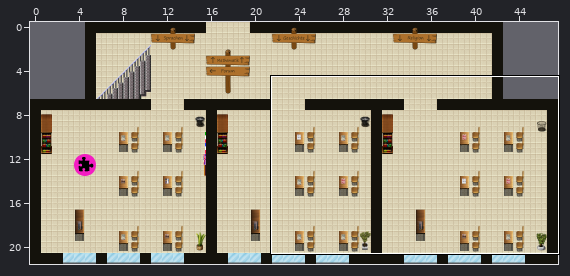
An edit to a level. Tiled map (JSON), raw/maps/neubau.json. The picture above shows the old version from afar; the outline marks the close-up.
Close-up. Earlier state:
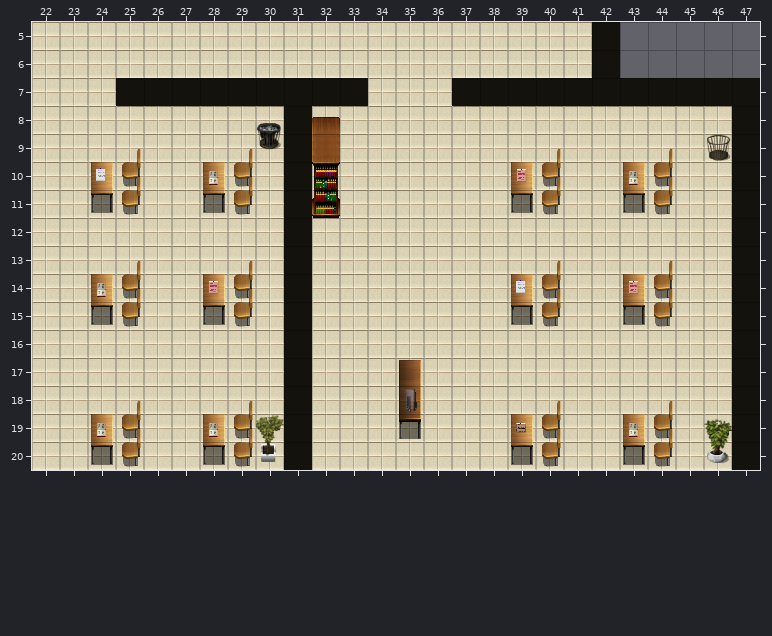
Cells are 32x32 px. Shown: x 22..47, y 5..20. The commit also changed other parts of the map, which this record leaves out.
Once edited:
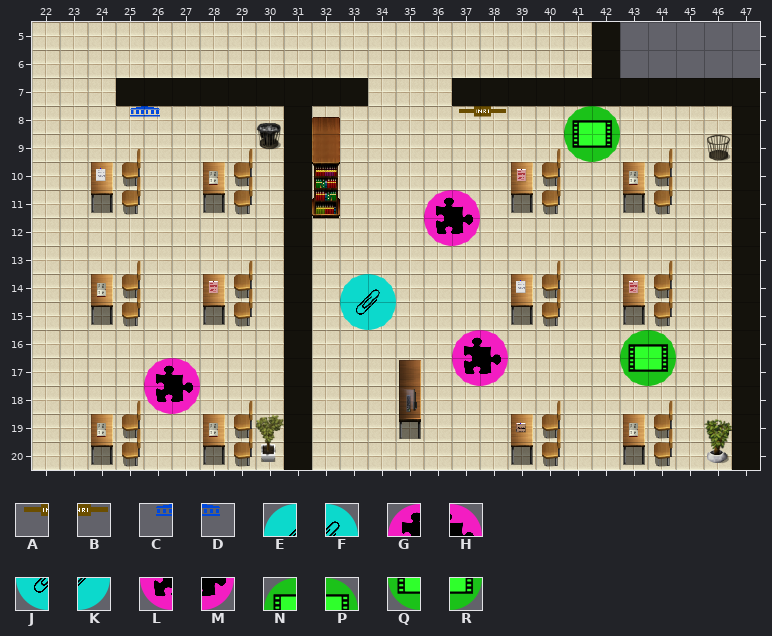
Key: from "Ge-Reli": A 0, B 1, C 2, D 3; from "Icons": E 25, F 26, G 28, H 29, J 36, K 37, L 39, M 40, N 42, P 43, Q 53, R 54.
_ is an empty cell.
Tiles of an added or newly shown layer are drawn over the layers below it.
Difference:
Changed rows in their new state; . is an unchanged cell.
Layer "top2":
first column x 25:
 8 CD..........AB
Layer "LearningApp_Geschichte" (added):
first column x 26:
17 GH
18 LM
Layer "Film1_Reli" (added):
first column x 43:
16 NP
17 QR
Layer "Film2_Reli" (added):
first column x 41:
 8 NP
 9 QR
Layer "PDF_Reli" (added):
first column x 33:
14 EF
15 JK
Layer "Learningsnack1_Reli" (added):
first column x 37:
16 GH
17 LM
Layer "Learningsnack2_Reli" (added):
first column x 36:
11 GH
12 LM
